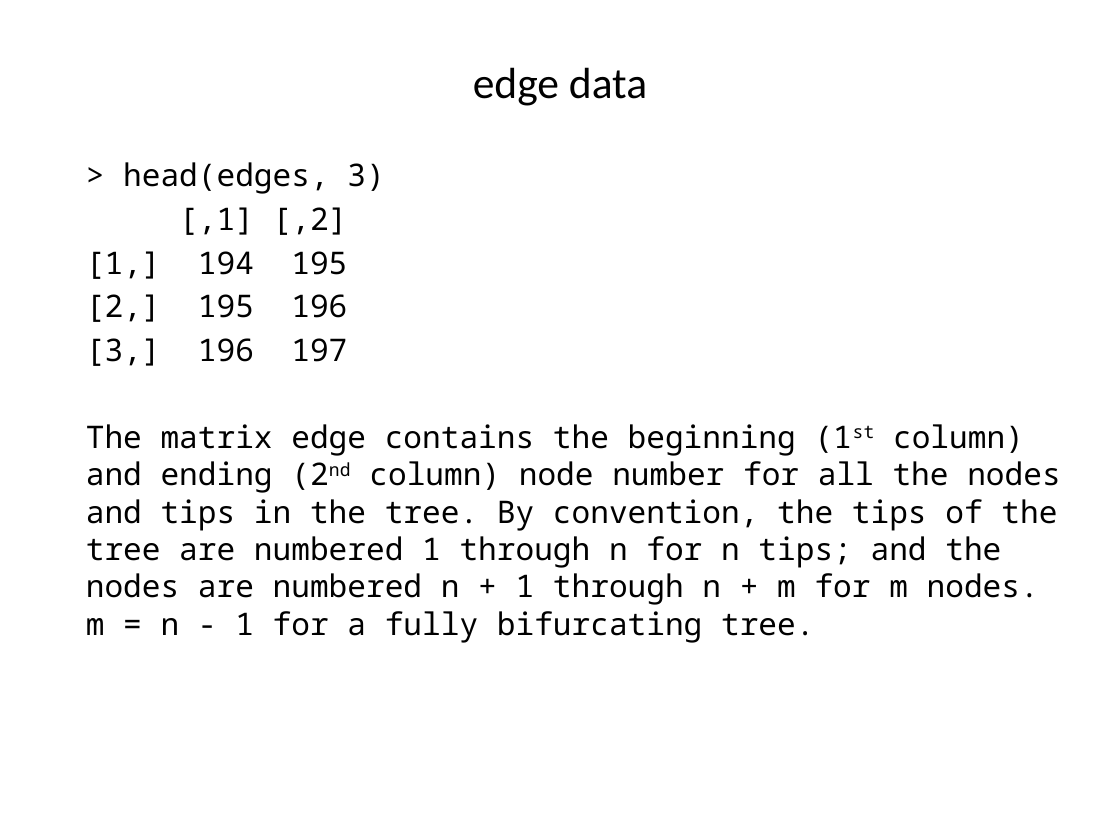
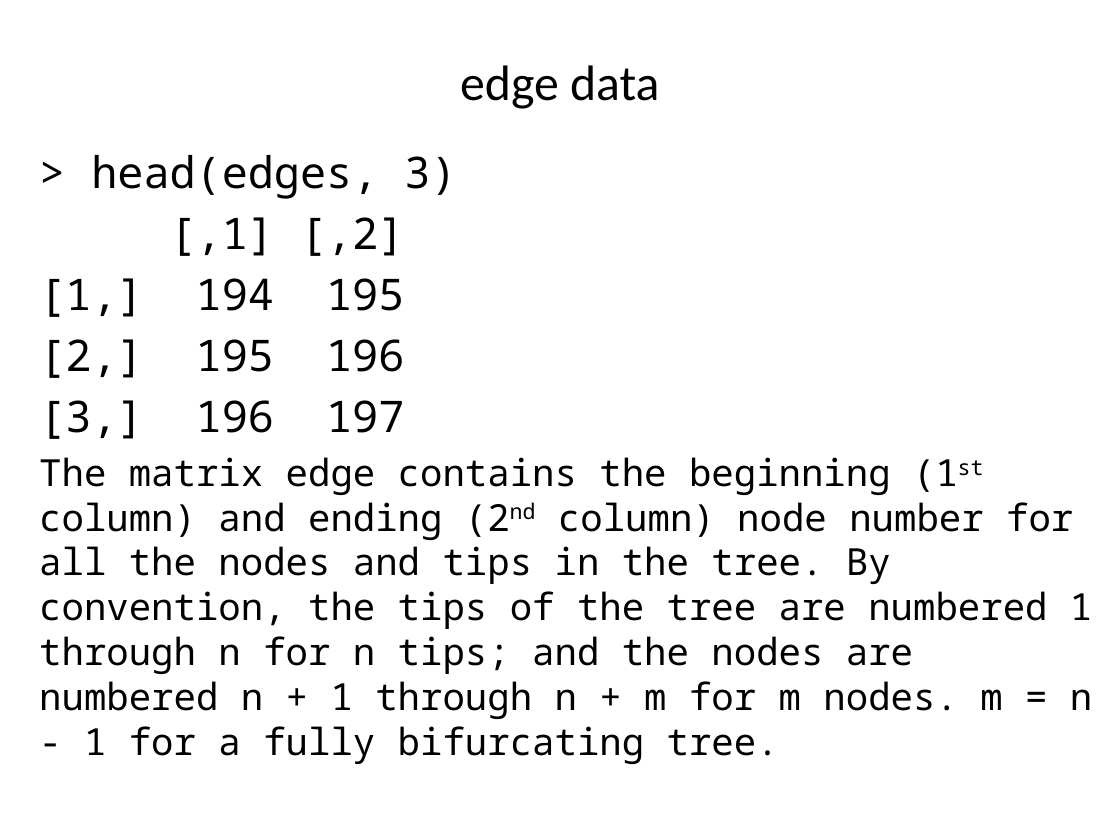
Before and after one commit to liu3zhenlab/teaching, a slide deck: slide 7 of PLPTH813Bioinformatis/2019/labs/lab08_phylogeny.pptx. Drawn at 1120x840 pixels with LibreOffice and Linux fonts; fonts in the diff are those of the drawing. Boxes give left, top, right and bottom in pixels: in the first picture for what was removed or moved away, otherwise in the second. Text is boxed around its words. In the diff, an @@ line names an element or a change of style, - is before the commit and + after.

Commit message:
tree

```diff
--- a/PLPTH813Bioinformatis/2019/labs/lab08_phylogeny.pptx
+++ b/PLPTH813Bioinformatis/2019/labs/lab08_phylogeny.pptx
@@ title "edge data" at [460, 65, 659, 109]: size 28 to 32 pt @@
@@ text "> head(edges, 3)": place and size @@
-text "> head(edges, 3)" at [86, 162, 1060, 643]
+text "> head(edges, 3)" at [39, 155, 1092, 764]
@@ text "> head(edges, 3)" at [39, 155, 1092, 764]: size 20 to 28 pt in "> head(edges, 3)", "[,1] [,2]", "[1,] 194 195", "[2,] 195 196" and 1 more places; size 20 to 24 pt in "The matrix edge contains the beginning (1st ..."; more space between paragraphs @@
```
Also in this commit, not shown: 17 other slides changed, 4 other files.
